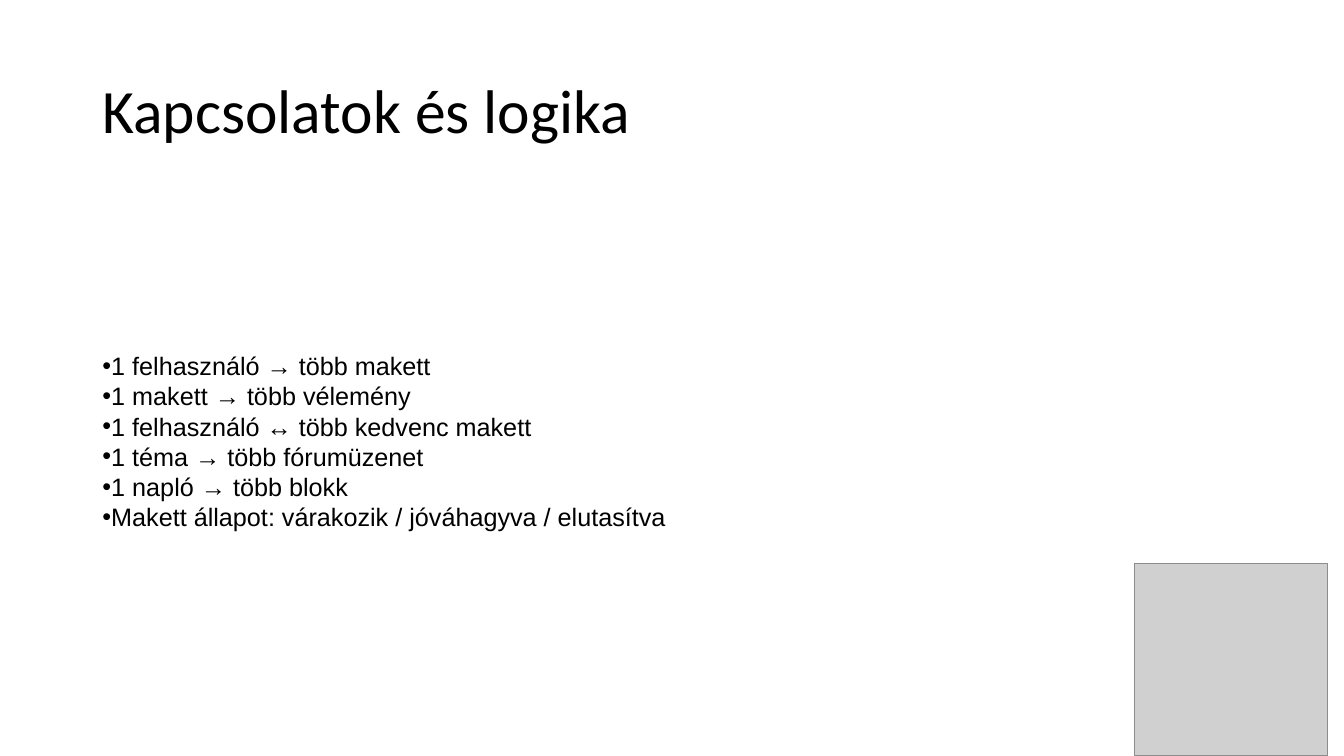
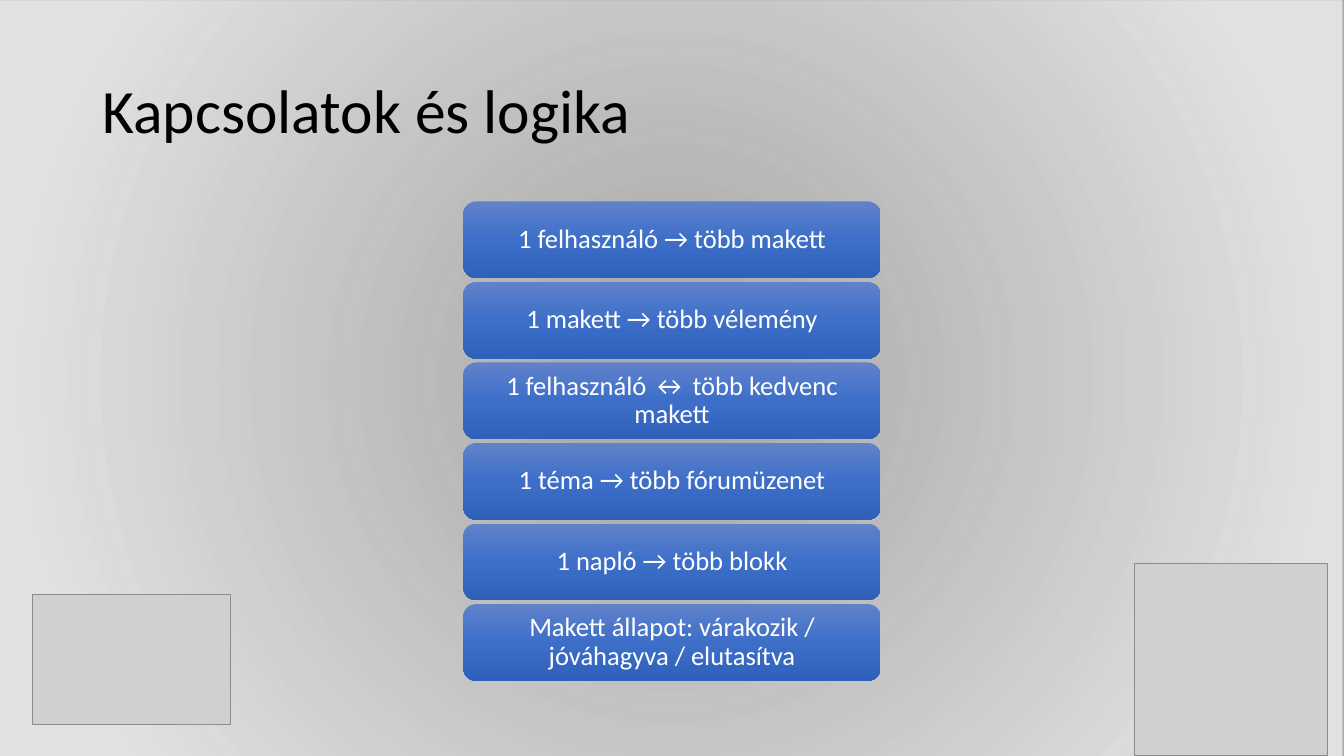
Before and after one commit to ClausPatrik/Makettoldal, a slide deck: slide 7 of MakettMester.pptx. Drawn at 1344x756 pixels with LibreOffice and Linux fonts; fonts in the diff are those of the drawing; grey boxes stand for pictures; background and template pictures are left out; a plain dark background stands for a picture behind light text. Boxes give left, top, right and bottom in pixels: in the first picture for what was removed or moved away, otherwise in the second. Text is boxed around its words. In the diff, an @@ line names an element or a change of style, - is before the commit and + after.

```diff
--- a/MakettMester.pptx
+++ b/MakettMester.pptx
@@ background #FFFFFF to picture (left out) @@
@@ rectangle added at (0,0,1344,756), fill gradient #E7E6E6 @@
@@ text removed at (102,356,666,532) @@
-• 1 felhasználó → több makett
-• 1 makett → több vélemény
-• 1 felhasználó ↔ több kedvenc makett
-• 1 téma → több fórumüzenet
-• 1 napló → több blokk
-• Makett állapot: várakozik / jóváhagyva / elutasítva
@@ picture added at (32,595,231,725) @@
@@ group added at (464,202,881,681): 6 rounded rectangles, 6 texts @@
+1 felhasználó → több makett
+1 makett → több vélemény
+1 felhasználó ↔ több kedvenc makett
+1 téma → több fórumüzenet
+1 napló → több blokk
+Makett állapot: várakozik / jóváhagyva / elutasítva
```
Also in this commit, not shown: 17 other slides changed.
